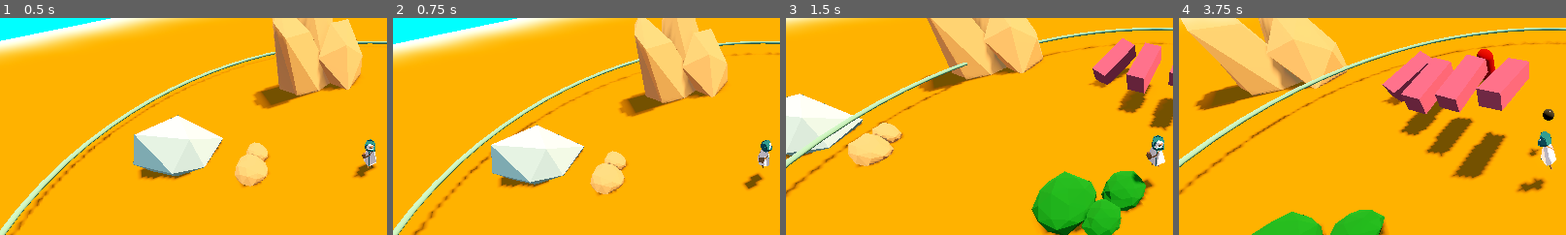
Above: before the commit, frames 1-4 (left to right).
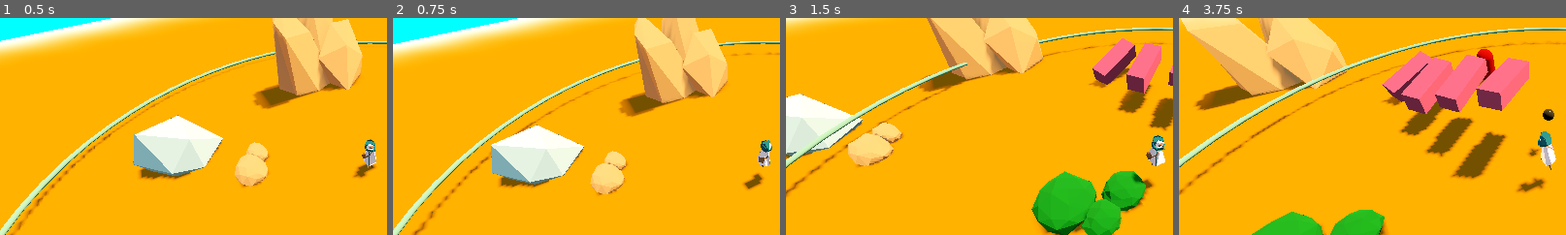
Above: after the commit, the same moments.

Repository: DeepRestGames/EcoDungeon
Game: Godot game, scene res://scenes/PrototypeScene_Weapons_01.tscn
The game is run twice, just before and just after one commit, with the same random seed, the same clock (stepped at 60 frames per second) and the same inputs. A sky picture missing from this copy of the repository is replaced by a grey-blue gradient.
Inputs (mouse positions are % of the whole screen's width and height, from its top left):
- Up to frame 1 (0.5 s): no input
- Up to frame 2 (0.75 s): tap Enter at 0.5 s; move the mouse to (72, 45) at 0.52 s; hold D (move_right) from 0.53 s (still down); tap Space (spacebar) at 0.6 s
- Up to frame 3 (1.5 s): move the mouse to (30, 55) at 1.27 s; release D (move_right) at 1.28 s; hold S (move_down) from 1.28 s (still down); tap Mouse wheel up (zoom_in) at 1.35 s
- Up to frame 4 (3.75 s): move the mouse to (60, 28) at 2.02 s; release S (move_down) at 2.03 s; hold D (move_right) 2.03-2.78 s; hold Mouse wheel down (zoom_out) 2.03-2.78 s; move the mouse to (45, 70) at 2.77 s; hold W (move_up) 2.78-3.53 s; tap Space (spacebar) at 2.85 s; move the mouse to (80, 65) at 3.52 s; hold A (move_left) from 3.53 s (still down); hold Mouse wheel up (zoom_in) from 3.53 s (still down)
The pictures show only the part of the screen within x 2-52%, y 16-65%; the shares and areas given below are measured in that part.

Frame 1 is identical in both runs. In frame 2, 0.1% of the frame differs, in the area x 91-98%, y 56-77%; in frame 3, less than 0.1%; in frame 4, less than 0.1%.

Commit message:
Small refactoring on PickupArea

Diff:
--- a/scripts/Player/PickupArea.gd
+++ b/scripts/Player/PickupArea.gd
@@ -1,16 +1,12 @@
 extends Area3D
 
-@onready var pickup_area_collider = $PickupAreaCollider
-@onready var player = $"../.."
 var pull_speed: float = 5.0
 
 func _physics_process(delta):
-	# Check for enemies
+	# Check for loose XP
 	var xp_in_range: Array = get_overlapping_areas()
 	# If there are
 	if xp_in_range.size() > 0:
 		for shard in xp_in_range:
-			# TODO: I'm sure there's a fancier/better way to do this
-			shard.look_at(player.bullet_origin.global_position, Vector3.UP)
+			shard.look_at(global_position, Vector3.UP)
 			shard.translate(-delta * pull_speed * transform.basis.z)
-			#shard.global_position = shard.global_position - ((shard.global_position - player.global_position) * delta)
--- a/scripts/Player/PlayerExperience.gd
+++ b/scripts/Player/PlayerExperience.gd
@@ -17,6 +17,6 @@
 			var overflow = current_xp - xp_to_level
 			current_xp = overflow
 			current_level +=1
-			xp_to_level =  ( xp_to_level + base_value ) * base_multiplier
+			xp_to_level = ( xp_to_level + base_value ) * base_multiplier
 			level_up.emit(current_level, overflow)
 		xp_change.emit(current_xp)
